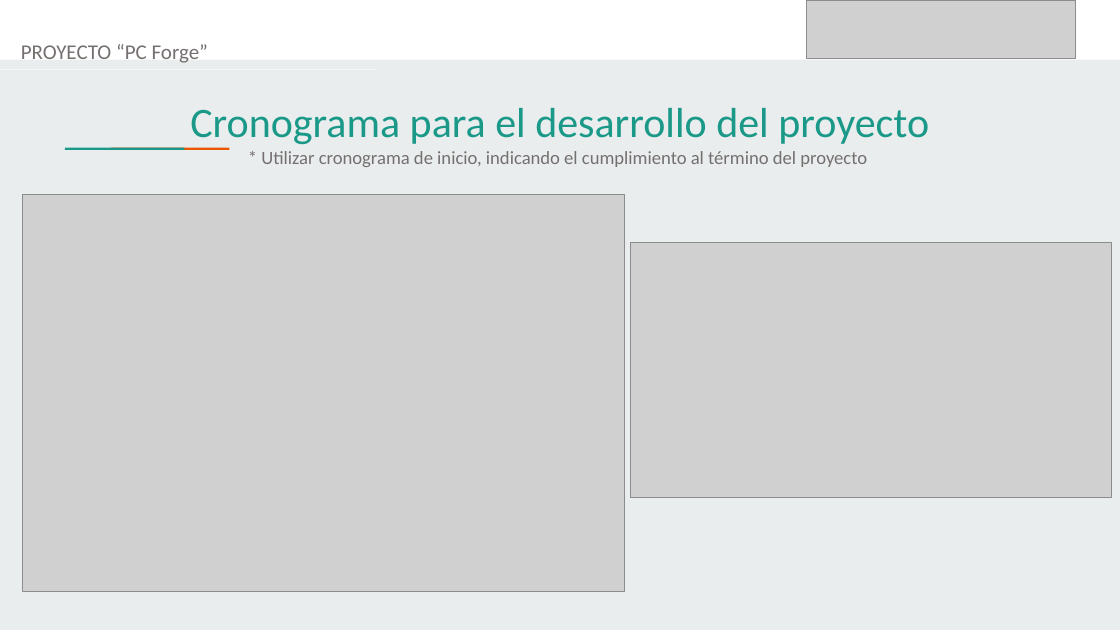
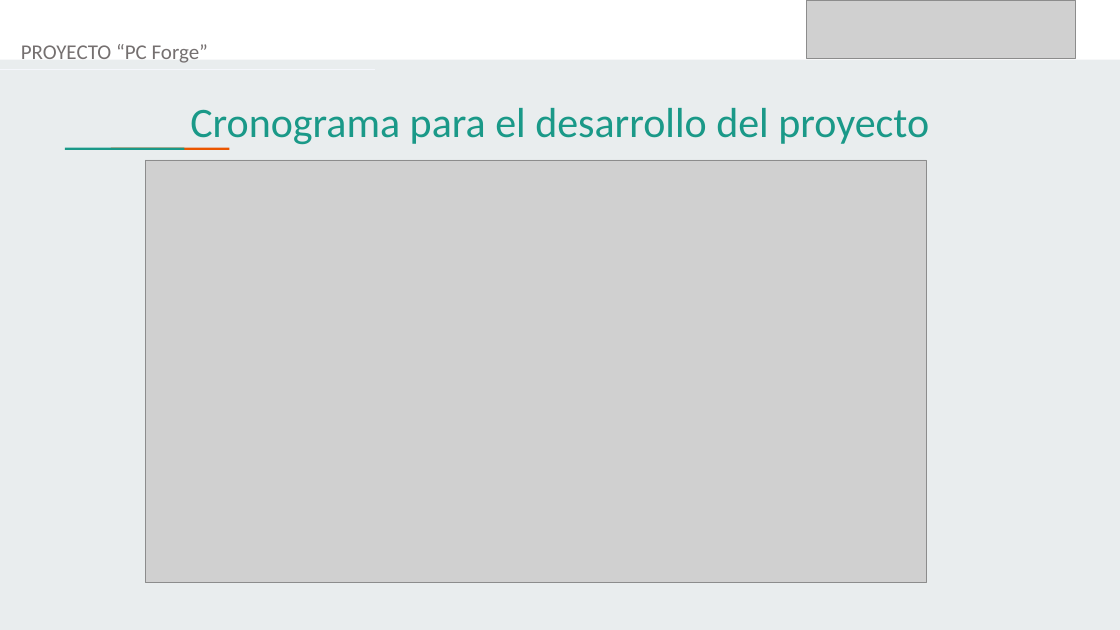
Before and after one commit to Afix42/Capstone, a slide deck: slide 7 of Fase 3/Evidencias Grupales/Presentación Final del proyecto (Español).pptx. Drawn at 1120x630 pixels with LibreOffice and Linux fonts; fonts in the diff are those of the drawing; grey boxes stand for pictures. Boxes give left, top, right and bottom in pixels: in the first picture for what was removed or moved away, otherwise in the second. Text is boxed around its words. In the diff, an @@ line names an element or a change of style, - is before the commit and + after.

```diff
--- a/Fase 3/Evidencias Grupales/Presentación Final del proyecto (Español).pptx
+++ b/Fase 3/Evidencias Grupales/Presentación Final del proyecto (Español).pptx
@@ picture added at bbox=[145, 160, 927, 582] @@
@@ text at bbox=[261, 151, 867, 167]: paragraph removed @@
-* Utilizar cronograma de inicio, indicando el cumplimiento al término del proyecto
@@ picture removed at bbox=[23, 195, 624, 592] @@
@@ picture removed at bbox=[631, 243, 1112, 497] @@
```
Also in this commit, not shown: 4 other slides changed, 2 slides added, 1 other file.
